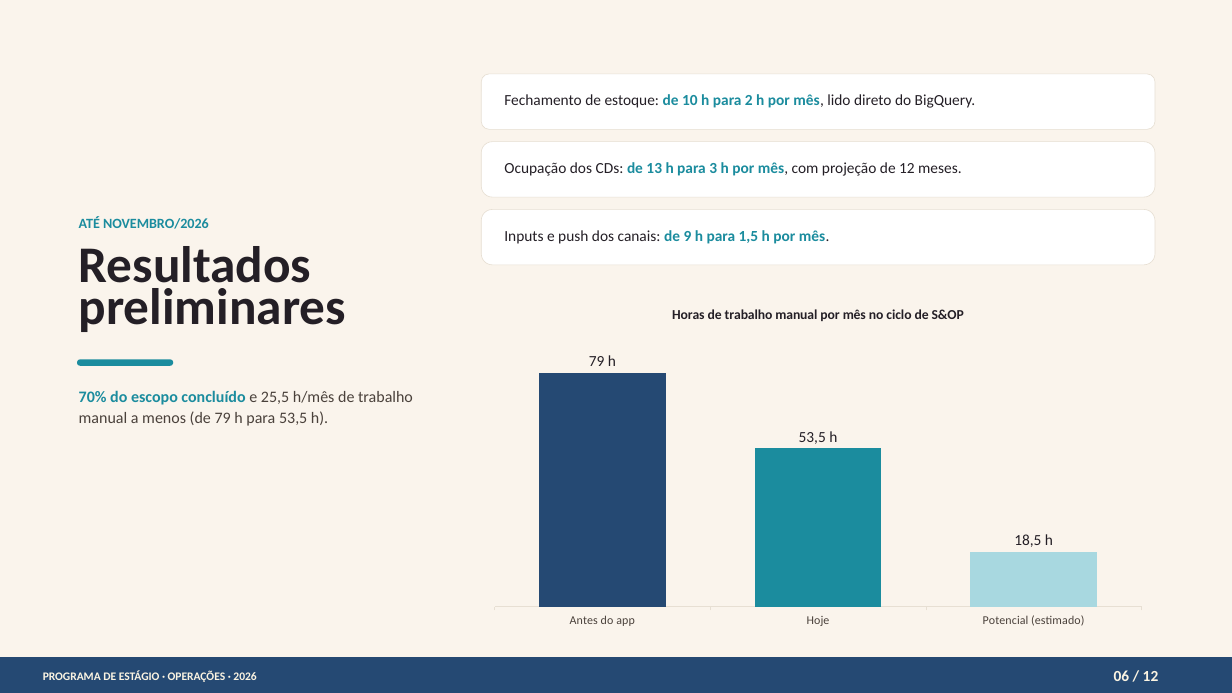
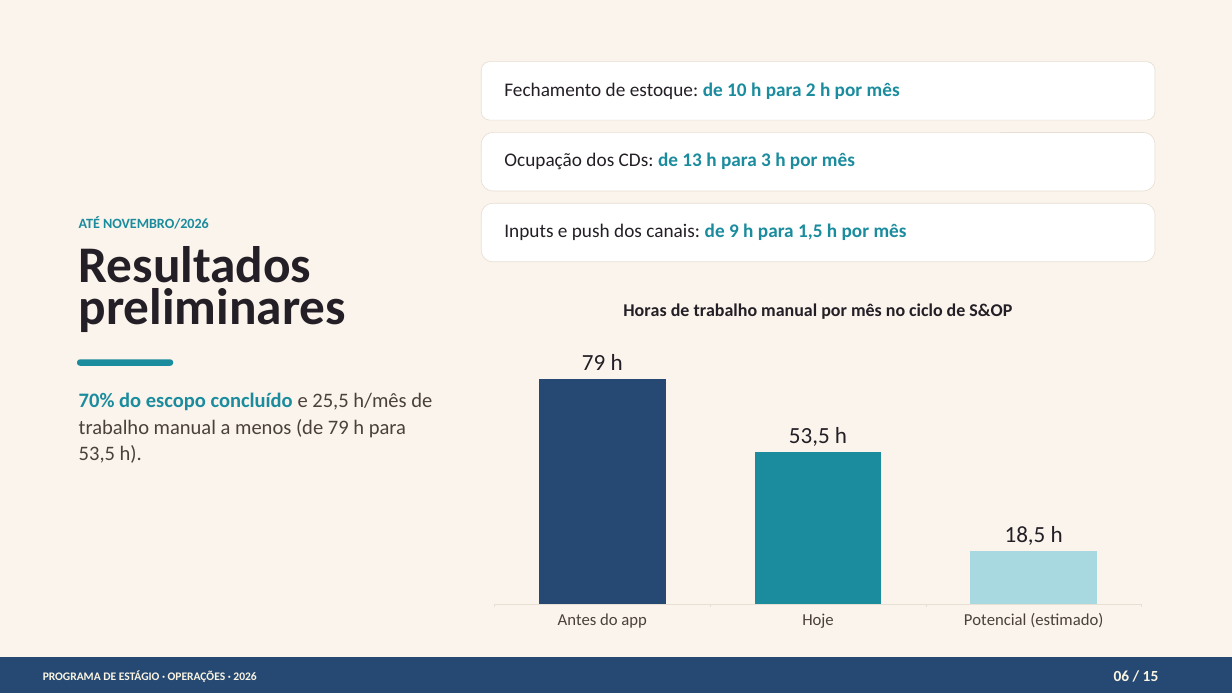
Before and after one commit to victortamay-hash/testeOSNI, a slide deck: slide 6 of Programa_Estagio_VictorEhitiItimuraTamay.pptx. Drawn at 1232x693 pixels with LibreOffice and Linux fonts; fonts in the diff are those of the drawing. Boxes give left, top, right and bottom in pixels: in the first picture for what was removed or moved away, otherwise in the second. Text is boxed around its words. In the diff, an @@ line names an element or a change of style, - is before the commit and + after.

```diff
--- a/Programa_Estagio_VictorEhitiItimuraTamay.pptx
+++ b/Programa_Estagio_VictorEhitiItimuraTamay.pptx
@@ rounded rectangle: place and size @@
-rounded rectangle at [481, 74, 1155, 129]
+rounded rectangle at [481, 62, 1155, 120]
@@ text at [504, 82, 900, 99]: text changed; size 18 to 22.5 pt @@
-Fechamento de estoque: de 10 h para 2 h por mês, lido direto do BigQuery.
+Fechamento de estoque: de 10 h para 2 h por mês
@@ rounded rectangle: place and size @@
-rounded rectangle at [481, 142, 1155, 197]
+rounded rectangle at [481, 132, 1155, 191]
@@ text at [504, 152, 855, 169]: text changed; size 18 to 22.5 pt; text colour #241F26 to #1B8C9E; bold on @@
-Ocupação dos CDs: de 13 h para 3 h por mês, com projeção de 12 meses.
+Ocupação dos CDs: de 13 h para 3 h por mês
@@ rounded rectangle: place and size @@
-rounded rectangle at [481, 209, 1155, 265]
+rounded rectangle at [481, 203, 1155, 262]
@@ text at [504, 223, 907, 240]: text changed; size 18 to 22.5 pt @@
-Inputs e push dos canais: de 9 h para 1,5 h por mês.
+Inputs e push dos canais: de 9 h para 1,5 h por mês
@@ column chart at [481, 283, 1155, 638] @@
@@ category axis changed @@
@@ value axis changed @@
@@ lettering changed @@
@@ column chart: place and size @@
-column chart at [481, 293, 1155, 634]
+column chart at [481, 283, 1155, 638]
@@ text "70% do escopo concluído e ..." at [79, 392, 432, 463]: size 18.8 to 24 pt @@
@@ text at [1114, 670, 1159, 681]: text changed @@
-06 / 12
+06 / 15
```
Also in this commit, not shown: 10 other slides changed, 3 slides added.
